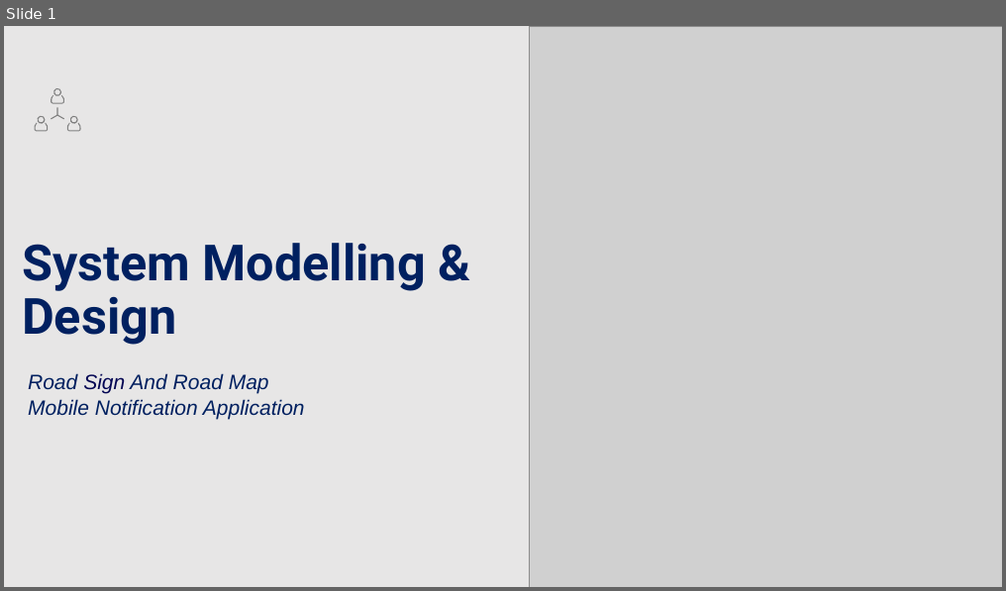
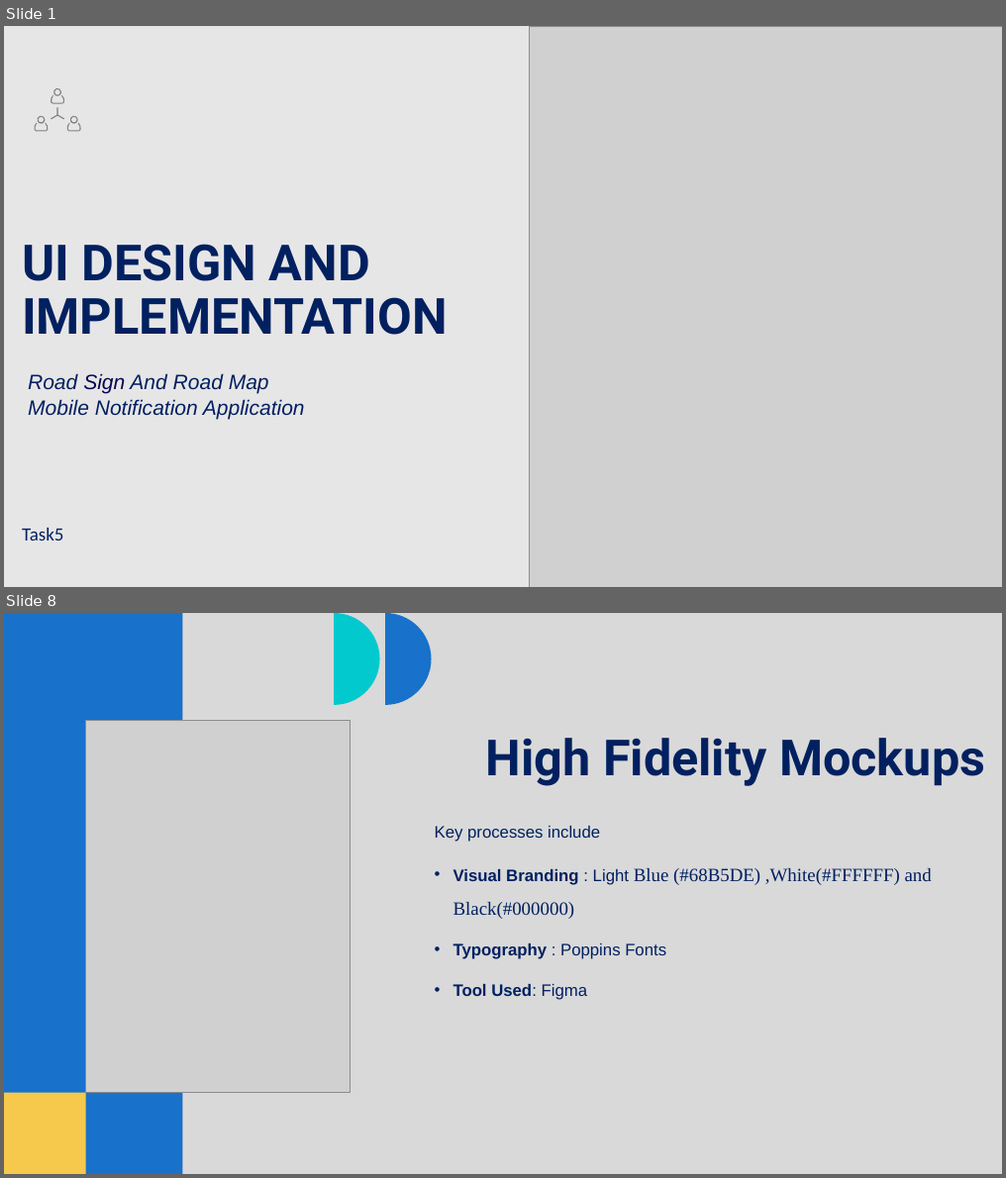
Before and after one commit to Thierry5610/CEF-440-Group-5, a slide deck: Task 4/Task 4.pptx. Shown one above the other, each under a label of ours: slide 1 before the commit, slides 1 and 8 after it; the slides between them are not shown. The pictures are 1006x591 and 1006x1178 pixels, drawn with LibreOffice and Linux fonts; fonts in the diff are those of the drawing; grey boxes stand for pictures. Boxes give left, top, right and bottom in pixels: in the first picture for what was removed or moved away, otherwise in the second. Text is boxed around its words. In the diff, an @@ line names an element or a change of style, - is before the commit and + after.

Commit message:
Updated Task 3, Task 4, and Task 5 presentations

```diff
--- a/Task 4/Task 4.pptx
+++ b/Task 4/Task 4.pptx
@@ slide 8 added at (4, 613, 1002, 1174), background #D9D9D9 @@
@@ rectangle added at (4, 613, 183, 1174), fill #1871CA @@
@@ freeform shape added at (334, 613, 380, 705), fill #02C9CE @@
@@ freeform shape added at (385, 613, 431, 705), fill #1871CA @@
@@ picture added at (85, 721, 350, 1093) @@
@@ title added at (486, 738, 985, 786), 48 pt, text #002060, bold @@
+High Fidelity Mockups
@@ text added at (435, 826, 932, 1000), 16 pt, text #002060 @@
+Key processes include
+• Visual Branding : Light Blue (#68B5DE) ,White(#FFFFFF) and Black(#000000)
+• Typography : Poppins Fonts
+• Tool Used: Figma
@@ rectangle added at (4, 1093, 85, 1174), fill #F6C94C @@
@@ slide 1 changed as well @@
@@ title at (22, 244, 447, 335): text changed @@
-System Modelling & Design
+UI DESIGN AND IMPLEMENTATION
@@ text added at (22, 528, 63, 541), 18 pt, text #002060 @@
+Task5
```
Also in this commit, not shown: 3 other slides changed, 12 other slides added, 20 slides removed, 4 other files.
